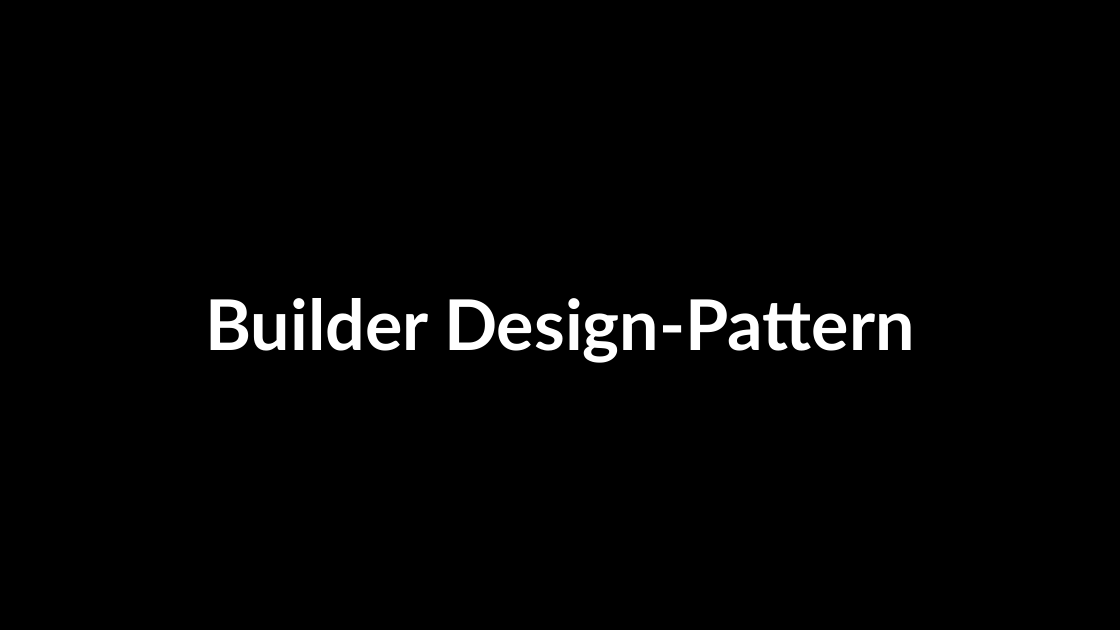
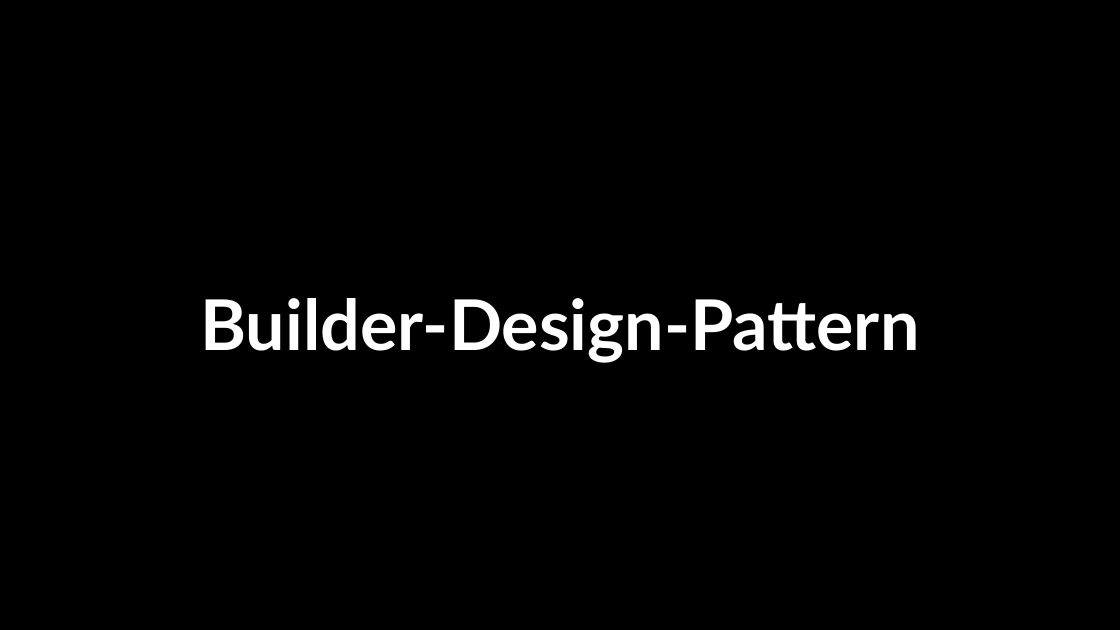
Before and after one commit to HaraldHaarig/Builder-Design-Pattern, a slide deck: slide 1 of BuilderDesignPattern.pptm. Drawn at 1120x630 pixels with LibreOffice and Linux fonts; fonts in the diff are those of the drawing; background and template pictures are left out. Boxes give left, top, right and bottom in pixels: in the first picture for what was removed or moved away, otherwise in the second. Text is boxed around its words. In the diff, an @@ line names an element or a change of style, - is before the commit and + after.

```diff
--- a/BuilderDesignPattern.pptm
+++ b/BuilderDesignPattern.pptm
@@ title at (x1=200, y1=298, x2=919, y2=363): text changed @@
-Builder Design-Pattern
+Builder-Design-Pattern
```
Also in this commit, not shown: 1 other slide changed, 1 slide added.
